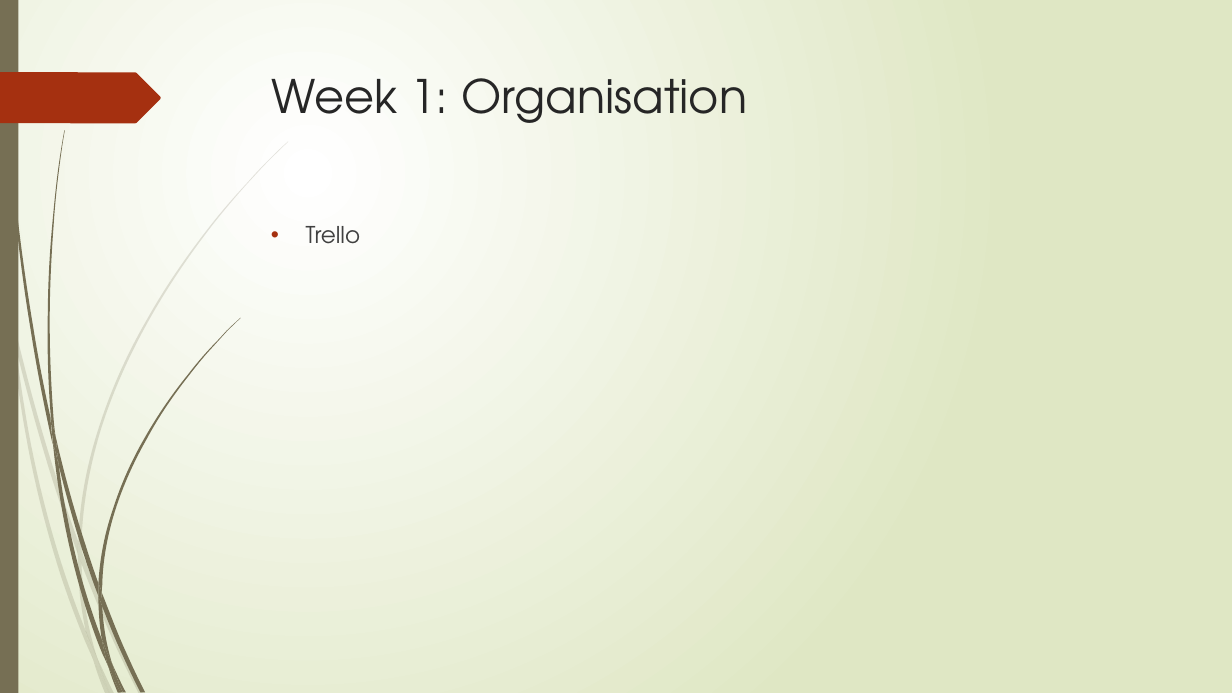
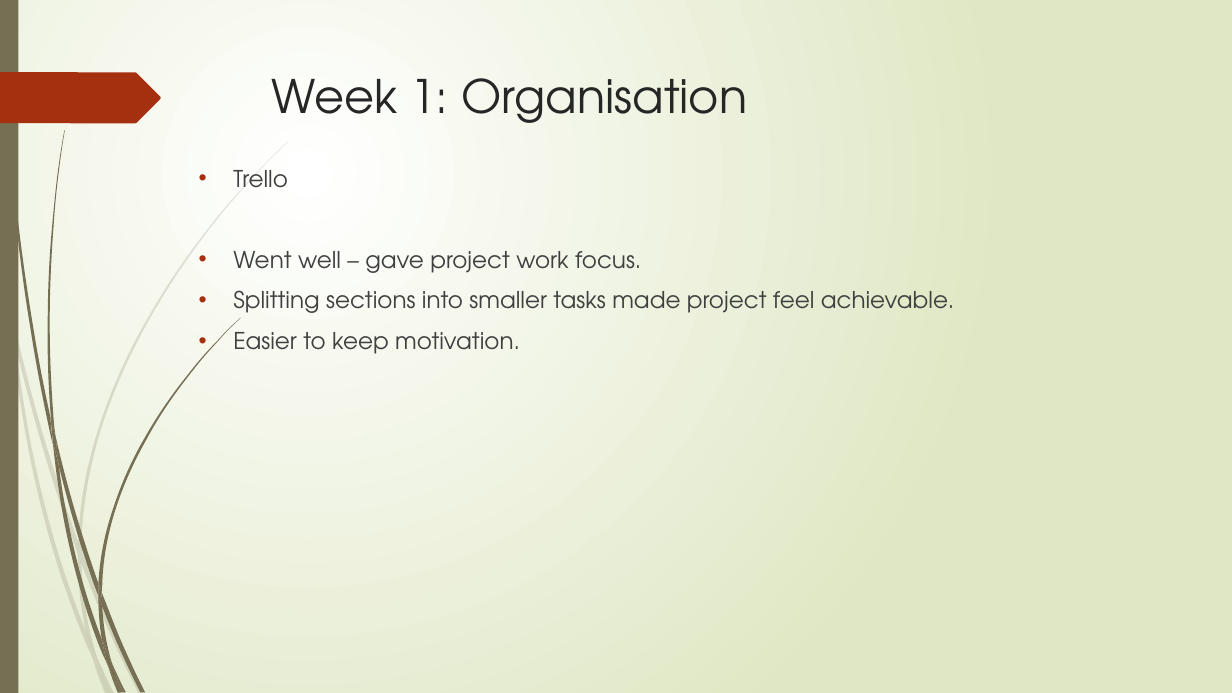
Before and after one commit to RM147/StoryGen, a slide deck: slide 6 of Project Presentation.pptx (slide 5 before the commit). Drawn at 1232x693 pixels with LibreOffice and Linux fonts; fonts in the diff are those of the drawing. Boxes give left, top, right and bottom in pixels: in the first picture for what was removed or moved away, otherwise in the second. Text is boxed around its words. In the diff, an @@ line names an element or a change of style, - is before the commit and + after.

```diff
--- a/Project Presentation.pptx
+++ b/Project Presentation.pptx
@@ text "Trello": place and size @@
-text "Trello" at (306, 226, 361, 244)
+text "Trello" at (233, 170, 955, 354)
@@ text at (233, 251, 955, 354): paragraphs added @@
+• Went well – gave project work focus.
+• Splitting sections into smaller tasks made project feel achievable.
+• Easier to keep motivation.
```
Also in this commit, not shown: 5 other slides changed, 1 slide added, 4 other files.
